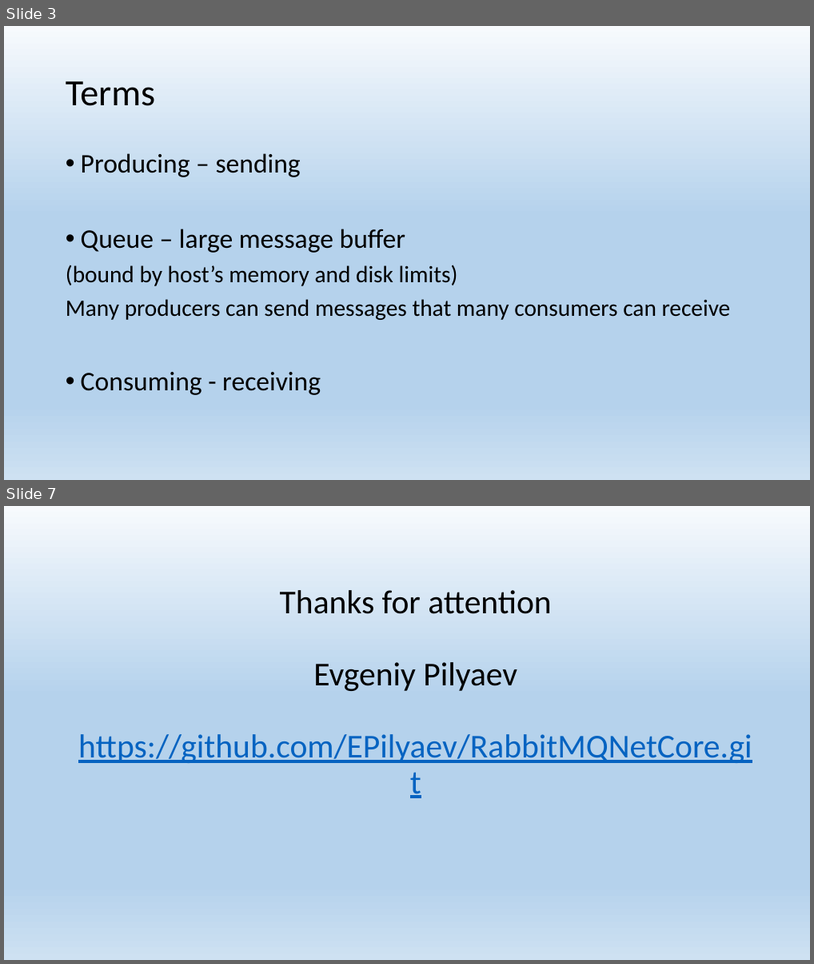
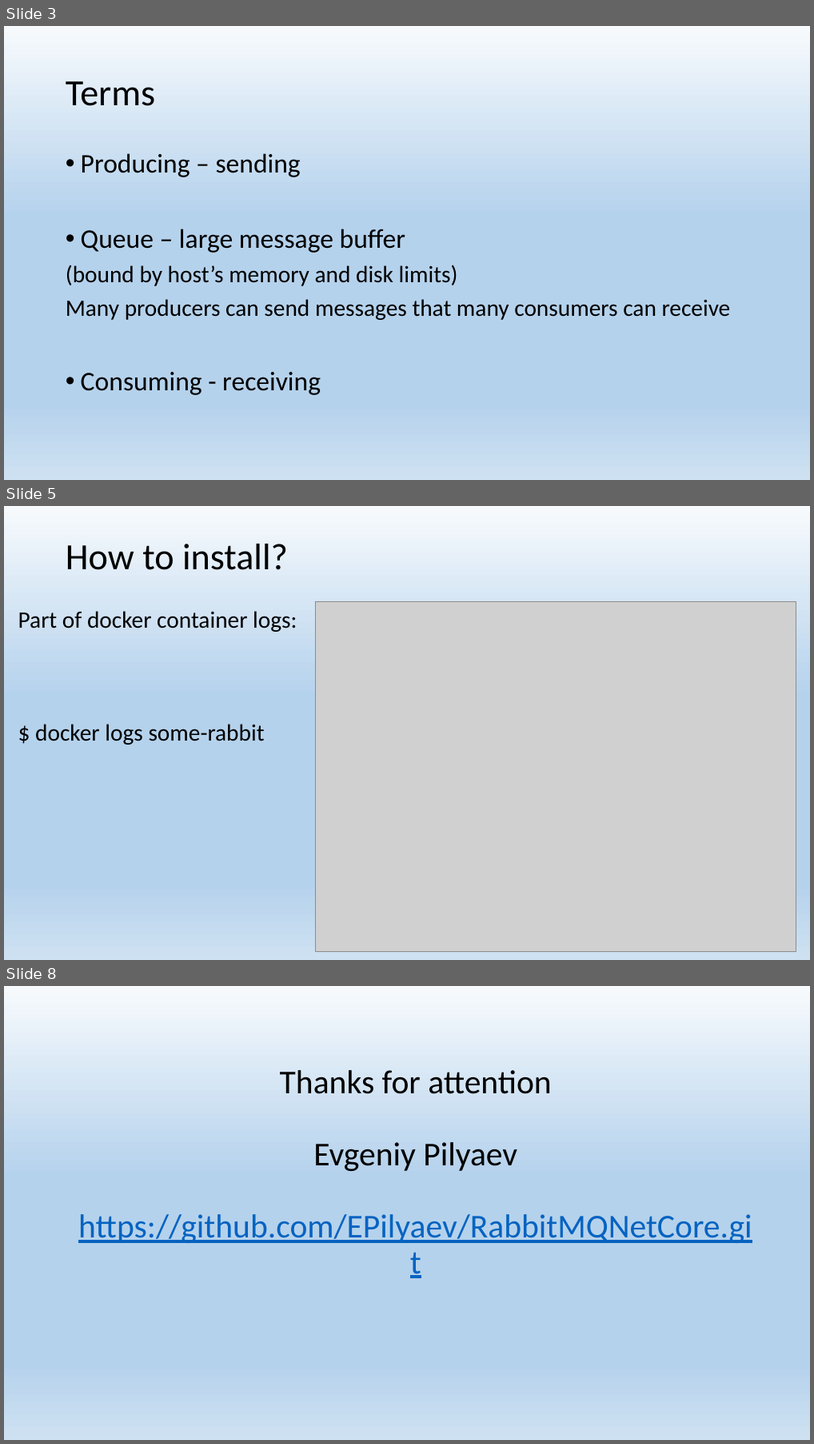
Before and after one commit to EPilyaev/RabbitMQNetCore, a slide deck: RabbitMQNetCore.pptx. Shown one above the other, each under a label of ours: slides 3 and 7 before the commit, slides 3, 5 and 8 after it; the slides between them are not shown. The pictures are 814x964 and 814x1444 pixels, drawn with LibreOffice and Linux fonts; fonts in the diff are those of the drawing; grey boxes stand for pictures. Boxes give left, top, right and bottom in pixels: in the first picture for what was removed or moved away, otherwise in the second. Text is boxed around its words. In the diff, an @@ line names an element or a change of style, - is before the commit and + after.

Commit message:
Add How to install slides

```diff
--- a/RabbitMQNetCore.pptx
+++ b/RabbitMQNetCore.pptx
@@ slide 5 added at <box>4,506,810,960</box>, background gradient #F7FAFD to #B5D2EC to #CEE1F2 @@
@@ title added at <box>66,544,288,570</box>, 44 pt, text #000000 @@
+How to install?
@@ picture added at <box>315,601,797,952</box> @@
@@ text added at <box>18,611,297,744</box>, 28 pt, text #000000 @@
+Part of docker container logs:
+$ docker logs some-rabbit
@@ what was slide 7 is now slide 8 @@
```
Also in this commit, not shown: 1 other slide added, 1 slide removed.
